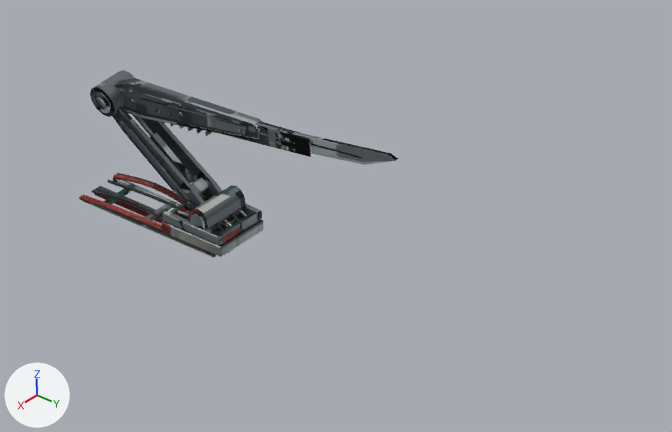
An edit to the Blender file art/mantis/mantis_blades.blend, drawn before and after from the same camera.
Camera for both pictures: the file's camera 'Camera'. Lighting does not change. The marker at lower left points along +X, +Y and +Z. The picture after the commit comes second.

The first picture shows 'GAME_blade', 'GAME_edge', 'GAME_mount', 'GAME_support', 'GAME_tip'.
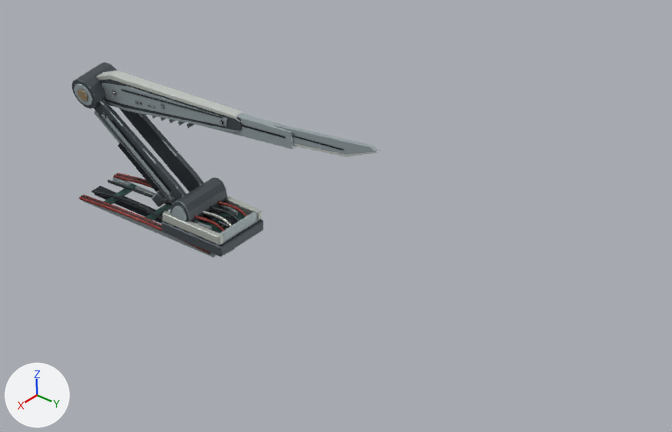
ob_support_pivot is not drawn itself; it is the parent of ob_blade_pivot, ob_game_support, ob_lod_support, ob_runtime_support.

Pixel boxes (x1, y1, x2, y2) of what changed, in the pictures (672 x 432 px; the box of a moved part takes in the faces that stretch with it):
'GAME_support', reshaped, surface changed, moved: before (90, 70, 222, 211); after (72, 62, 204, 207)
'GAME_blade', surface changed, moved (black to grey): before (114, 78, 262, 140); after (96, 70, 244, 132)
'GAME_edge', surface changed, moved: before (292, 132, 398, 165); after (274, 124, 380, 157)
'GAME_tip', surface changed, moved (lighter): before (219, 121, 315, 157); after (204, 113, 297, 149)
'GAME_carriage', added: after (170, 178, 227, 222)
part 1 of me_braided_service_line, added: after (219, 205, 238, 216)
part 2 of me_braided_service_line, added (mostly hidden): after (194, 220, 212, 230)
part 3 of me_braided_service_line, deleted: before (189, 185, 246, 231)
part 4 of me_braided_service_line, deleted: before (190, 214, 205, 229)
part 5 of me_braided_service_line, surface changed: (79, 173, 263, 258) in both
part 6 of me_lower_support_cheek, moved or reshaped: before (191, 178, 208, 194); after (152, 190, 169, 207)
part 7 of me_lower_support_cheek, moved or reshaped: before (150, 132, 195, 183); after (118, 142, 160, 192)
part 8 of me_lower_support_cheek, moved or reshaped: before (132, 114, 154, 137); after (94, 111, 120, 143)
part 9 of me_lower_support_cheek, surface changed: before (90, 70, 222, 211); after (72, 62, 204, 207)

Patch to the scene script:
```diff
--- a/art/mantis/mantis_blades.blend.py
+++ b/art/mantis/mantis_blades.blend.py
@@ me_braided_service_line @@
 # used by ob_game_mount; parent = ob_dorsal_mount; location = (0.0, 0.0, 0.0)
-me_braided_service_line.from_pydata(...)  # 1720 vertices, 1606 faces; spans x -0.086..0.086, y -0.394..0.083, z -0.087..0.053
+me_braided_service_line.from_pydata(...)  # 1672 vertices, 1582 faces; spans x -0.086..0.086, y -0.394..0.083, z -0.087..0.015
+# me_braided_service_line part 1: the loose piece of 24 vertices spanning x -0.085..-0.069, y -0.11..0.078, z -0.019..0.005 is copied, and the copy is scaled about its middle by (0.607, 0.591, 0.711), then moved by (0.025, -0.017, -0.004); it spans x -0.057..-0.047, y -0.089..0.022, z -0.02..-0.003
+# me_braided_service_line part 2: the loose piece of 24 vertices spanning x 0.069..0.085, y -0.11..0.078, z -0.019..0.005 is copied, and the copy is scaled about its middle by (0.607, 0.591, 0.711), then moved by (-0.025, -0.017, -0.004); it spans x 0.047..0.057, y -0.089..0.022, z -0.02..-0.003
+# me_braided_service_line part 3: the loose piece of 48 vertices spanning x -0.075..0.075, y -0.032..0.032, z -0.033..0.053 is deleted
+# me_braided_service_line part 4: the loose piece of 48 vertices spanning x -0.082..0.082, y -0.023..0.023, z -0.02..0.04 is deleted
+# me_braided_service_line part 5: 1332 kept faces spanning x -0.086..0.086, y -0.394..0.083, z -0.087..0.015 get new texture (UV) coordinates
 me_braided_service_line.materials.append(mat_game_baked_atlas)
@@ me_lower_support_cheek @@
 # used by ob_game_support; parent = ob_support_pivot; location = (0.0, 0.0, 0.0)
-me_lower_support_cheek.from_pydata(...)  # 1000 vertices, 932 faces; spans x -0.062..0.062, y 0.0..0.449, z -0.034..0.034
+me_lower_support_cheek.from_pydata(...)  # 1000 vertices, 932 faces; spans x -0.062..0.062, y 0.0..0.449, z -0.034..0.084
+# me_lower_support_cheek part 6: the loose piece of 24 vertices spanning x -0.032..0.032, y 0.072..0.102, z -0.016..0.016 is moved by (0.0, 0.0, 0.068)
+# me_lower_support_cheek part 7: the loose piece of 24 vertices spanning x -0.01..0.01, y 0.107..0.262, z -0.014..0.005 is moved by (0.0, 0.0, 0.073)
+# me_lower_support_cheek part 8: the loose piece of 24 vertices spanning x -0.004..0.004, y 0.194..0.366, z -0.009..0.0 is moved by (0.0, 0.0, 0.073)
+# me_lower_support_cheek part 9: texture (UV) coordinates of 932 of 932 faces, centred in x -0.062..0.062, y 0.0..0.446, z -0.031..0.031, changed; they spanned u 0.34..0.66, v 0.02..0.47 and now span u 0.68..0.99, v 0.02..0.47
 me_lower_support_cheek.materials.append(mat_game_baked_atlas)
@@ me_main_blade_receiver @@
 me_main_blade_receiver.from_pydata(...)  # 1506 vertices, 1436 faces; spans x -0.022..0.022, y -0.033..0.49, z -0.045..0.051
 # used by ob_game_blade; parent = ob_blade_pivot; location = (0.0, 0.0, 0.0)
+# me_main_blade_receiver part 10: texture (UV) coordinates of 1436 of 1436 faces, centred in x -0.022..0.022, y -0.033..0.49, z -0.045..0.041, changed; they spanned u 0.68..0.99, v 0.01..0.49 and now span u 0.01..0.32, v 0.51..0.99
 me_main_blade_receiver.materials.append(mat_game_baked_atlas)
@@ me_sliding_blade_tip_001 @@
 me_sliding_blade_tip_001.from_pydata(...)  # 126 vertices, 109 faces; spans x -0.006..0.006, y 0.0..0.358, z -0.018..0.043
 # used by ob_game_edge; parent = ob_edge_slide; location = (0.0, 0.0, 0.0)
+# me_sliding_blade_tip_001 part 11: texture (UV) coordinates of 109 of 109 faces, centred in x -0.006..0.006, y 0.0..0.358, z -0.018..0.038, changed; they spanned u 0.34..0.56, v 0.51..0.99 and now span u 0.68..0.9, v 0.51..0.99
 me_sliding_blade_tip_001.materials.append(mat_game_baked_atlas)
@@ me_telescoping_receiver_leaf @@
 me_telescoping_receiver_leaf.from_pydata(...)  # 40 vertices, 38 faces; spans x -0.012..0.012, y 0.0..0.358, z -0.028..0.029
 # used by ob_game_tip; parent = ob_tip_slide; location = (0.0, 0.0, 0.0)
+# me_telescoping_receiver_leaf part 12: texture (UV) coordinates of 38 of 38 faces, centred in x -0.012..0.012, y 0.0..0.358, z -0.028..0.029, changed; they spanned u 0.01..0.2, v 0.51..0.99 and now span u 0.34..0.54, v 0.51..0.99
 me_telescoping_receiver_leaf.materials.append(mat_game_baked_atlas)
@@ ob_support_pivot @@
 ob_support_pivot = bpy.data.objects.new('SUPPORT_PIVOT', None)
-ob_support_pivot.parent = ob_dorsal_mount
+ob_support_pivot.parent = ob_carriage_slide
 ob_support_pivot.location = (0.0, 0.0, 0.0)
@@ ob_carriage_slide @@
+ob_carriage_slide = bpy.data.objects.new('CARRIAGE_SLIDE', None)
+ob_carriage_slide.parent = ob_dorsal_mount
+ob_carriage_slide.location = (0.0, -0.06, 0.0)
@@ ob_game_carriage @@
+ob_game_carriage = bpy.data.objects.new('GAME_carriage', me_cylinder_012)  # 120 vertices, 102 faces; spans x -0.082..0.082, y -0.032..0.032, z -0.033..0.053; in mat_game_baked_atlas (picture img_mantis_runtime_atlas)
+ob_game_carriage.parent = ob_carriage_slide
+ob_game_carriage.location = (0.0, 0.0, 0.0)
```
